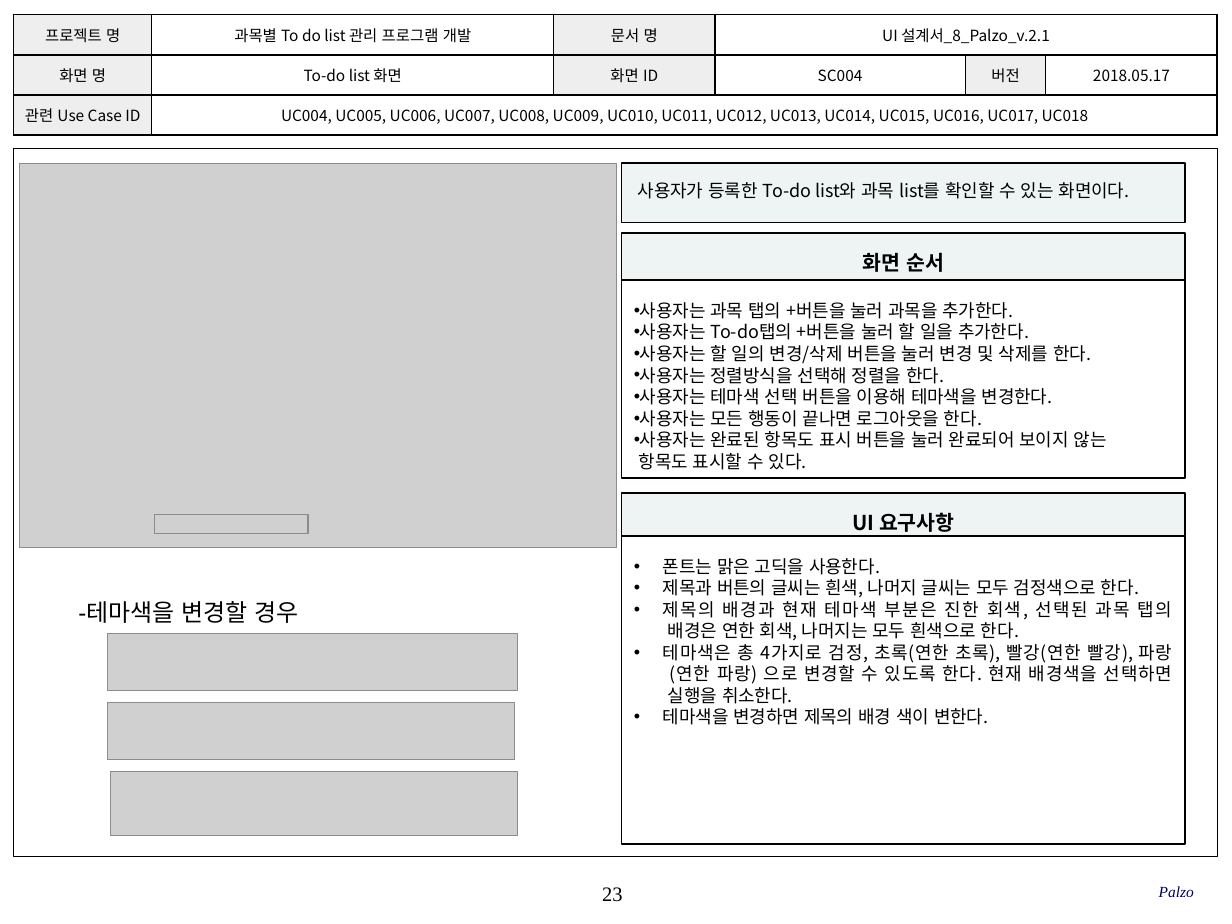
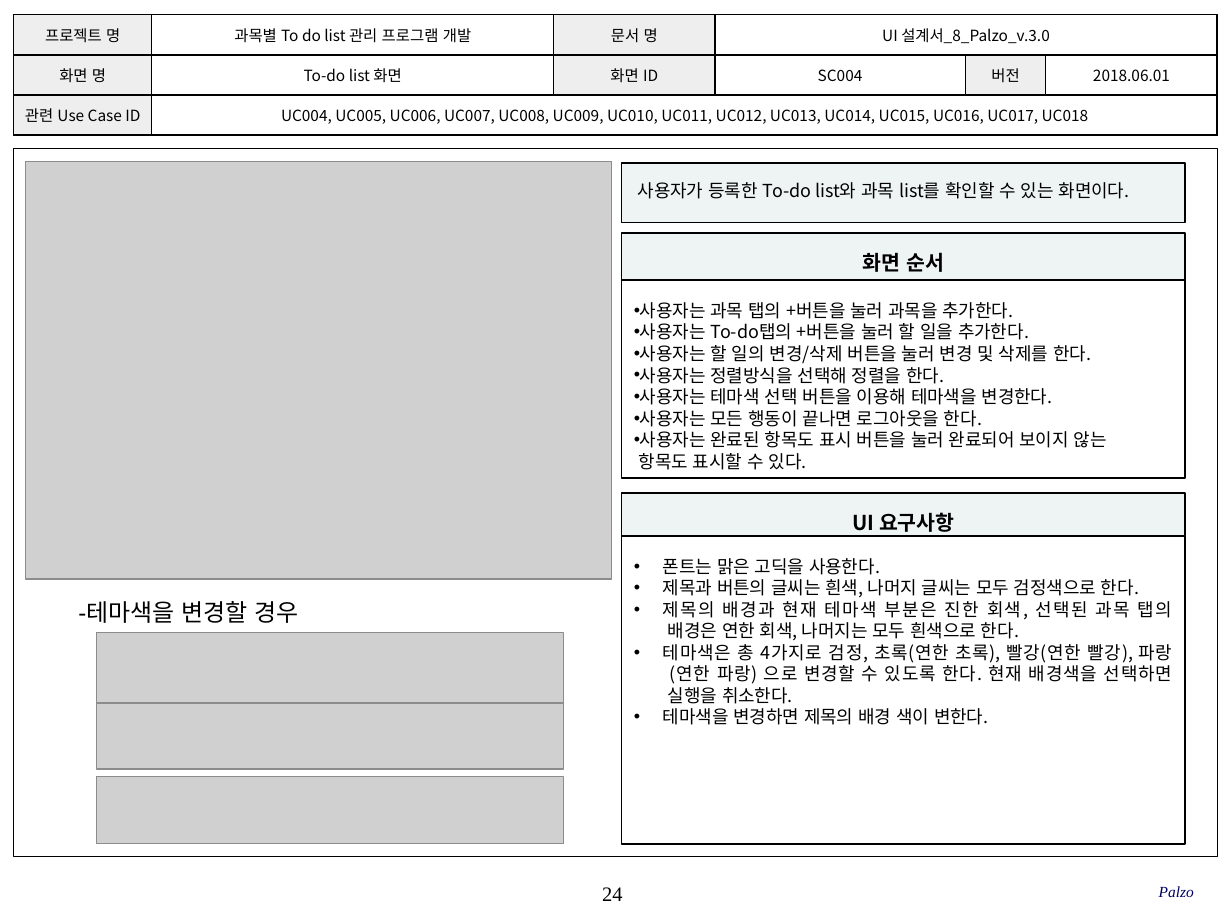
Before and after one commit to SMU-SE-Admin/18-1_8_PALZO_Doc, a slide deck: slide 24 of 03 설계/UI 설계서_8_Palzo.pptx (slide 23 before the commit). Drawn at 1232x924 pixels with LibreOffice and Linux fonts; fonts in the diff are those of the drawing; grey boxes stand for pictures; background and template pictures are left out. Boxes give left, top, right and bottom in pixels: in the first picture for what was removed or moved away, otherwise in the second. Text is boxed around its words. In the diff, an @@ line names an element or a change of style, - is before the commit and + after.

Commit message:
#1102 UI설계서 작성
화면 UI 수정, 일부 변경 (최종본)

```diff
--- a/03 설계/UI 설계서_8_Palzo.pptx
+++ b/03 설계/UI 설계서_8_Palzo.pptx
@@ table at [14,15,1216,136] @@
-row 1, column 4: UI 설계서_8_Palzo_v.2.1
+row 1, column 4: UI 설계서_8_Palzo_v.3.0
-row 2, column 6: 2018.05.17
+row 2, column 6: 2018.06.01
@@ picture: place and size @@
-picture at [20,163,617,547]
+picture at [26,161,611,579]
@@ picture removed at [155,515,308,533] @@
@@ picture: place and size @@
-picture at [107,633,517,690]
+picture at [96,633,563,702]
@@ picture: place and size @@
-picture at [107,702,514,759]
+picture at [96,703,563,770]
@@ picture: place and size @@
-picture at [111,771,517,835]
+picture at [96,776,563,844]
@@ page number at [602,887,622,901]: text changed @@
-23
+24
```
Also in this commit, not shown: 36 other slides changed, 1 slide added, 4 slides removed.
